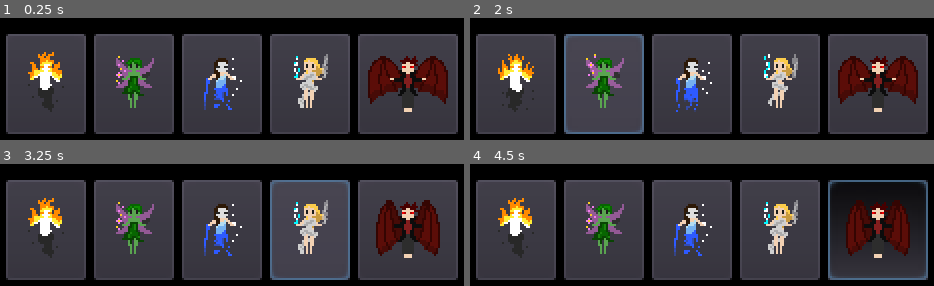
Above: before the commit, frames 1-4 (two rows, left to right).
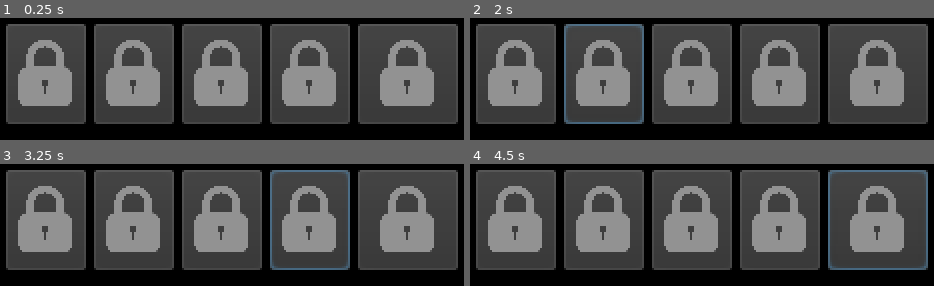
Above: after the commit, the same moments.

Repository: Voltinus/rimu
Game: Godot game, scene res://levels/Skirmish/Skirmish.tscn
Same seed, same stepped clock (60 frames per second), same inputs: the game is played once before the commit and once after it. This scene is started directly instead of the project's main scene.
Inputs (mouse positions are in pixels of both pictures, inside the frame that each line leads up to):
- Up to frame 1 (0.25 s): no input
- Up to frame 2 (2 s): click (516, 83) at 0.52 s; click (604, 83) at 1.27 s
- Up to frame 3 (3.25 s): click (222, 229) at 2.02 s; click (310, 229) at 2.77 s
- Up to frame 4 (4.5 s): click (878, 229) at 3.52 s; tap Enter (dialogue_skip) at 4.25 s; move the mouse to (878, 200) at 4.27 s; hold D (move_right) from 4.28 s (still down); tap E (use_book) at 4.35 s; click (878, 200) at 4.42 s

The runs differ from the first frame. In frame 1, 42% of the frame differs, in the area x 1-99%, y 4-96%; in frame 2, 42%; in frame 3, 41%; in frame 4, 47%.

Commit message:
Added Skirmish.gd and code to save and load highscores

Diff:
--- /dev/null
+++ b/levels/Skirmish/Skirmish.gd
@@ -0,0 +1,13 @@
+extends Control
+
+
+func _ready():
+	var highscores = Global.get_highscores()
+
+	for i in ['fire', 'earth', 'water', 'air', 'dark']:
+		var highscore: int = highscores[i + '_highscore']
+		var button: Button = get_node('HBoxContainer/Button' + i.capitalize())
+
+		button.disabled = highscore == 0
+		(button.get_node('AnimatedSprite') as AnimatedSprite).visible = highscore > 0
+		(button.get_node('Lock') as Sprite).visible = highscore == 0
--- a/levels/Skirmish/Skirmish.tscn
+++ b/levels/Skirmish/Skirmish.tscn
@@ -1,10 +1,12 @@
-[gd_scene load_steps=26 format=2]
+[gd_scene load_steps=28 format=2]
 
 [ext_resource path="res://actors/Enemy/boss_fire.png" type="Texture" id=1]
 [ext_resource path="res://actors/Enemy/boss_earth.png" type="Texture" id=2]
 [ext_resource path="res://actors/Enemy/boss_water.png" type="Texture" id=3]
 [ext_resource path="res://actors/Enemy/boss_air.png" type="Texture" id=4]
 [ext_resource path="res://actors/Enemy/boss_dark.png" type="Texture" id=5]
+[ext_resource path="res://levels/Skirmish/lock.png" type="Texture" id=6]
+[ext_resource path="res://levels/Skirmish/Skirmish.gd" type="Script" id=7]
 
 [sub_resource type="AtlasTexture" id=1]
 atlas = ExtResource( 1 )
@@ -109,6 +111,7 @@
 [node name="Skirmish" type="Control"]
 anchor_right = 1.0
 anchor_bottom = 1.0
+script = ExtResource( 7 )
 __meta__ = {
 "_edit_use_anchors_": false
 }
@@ -116,9 +119,8 @@
 [node name="HBoxContainer" type="HBoxContainer" parent="."]
 anchor_right = 1.0
 anchor_bottom = 1.0
-margin_top = 125.0
-margin_right = 3.05176e-05
-margin_bottom = -125.0
+margin_top = 120.0
+margin_bottom = -130.0
 alignment = 1
 __meta__ = {
 "_edit_use_anchors_": false
@@ -129,55 +131,89 @@
 margin_right = 127.0
 margin_bottom = 50.0
 rect_min_size = Vector2( 40, 0 )
+mouse_default_cursor_shape = 2
 
 [node name="AnimatedSprite" type="AnimatedSprite" parent="HBoxContainer/ButtonFire"]
 position = Vector2( 20, 24 )
 frames = SubResource( 4 )
-frame = 1
-playing = true
+playing = true
+
+[node name="Lock" type="Sprite" parent="HBoxContainer/ButtonFire"]
+visible = false
+position = Vector2( 19, 24 )
+scale = Vector2( 0.08, 0.08 )
+texture = ExtResource( 6 )
 
 [node name="ButtonEarth" type="Button" parent="HBoxContainer"]
 margin_left = 131.0
 margin_right = 171.0
 margin_bottom = 50.0
 rect_min_size = Vector2( 40, 0 )
+mouse_default_cursor_shape = 2
 
 [node name="AnimatedSprite" type="AnimatedSprite" parent="HBoxContainer/ButtonEarth"]
 position = Vector2( 20, 24 )
 frames = SubResource( 8 )
-frame = 1
-playing = true
+playing = true
+
+[node name="Lock" type="Sprite" parent="HBoxContainer/ButtonEarth"]
+visible = false
+position = Vector2( 19, 24 )
+scale = Vector2( 0.08, 0.08 )
+texture = ExtResource( 6 )
 
 [node name="ButtonWater" type="Button" parent="HBoxContainer"]
 margin_left = 175.0
 margin_right = 215.0
 margin_bottom = 50.0
 rect_min_size = Vector2( 40, 0 )
+mouse_default_cursor_shape = 2
 
 [node name="AnimatedSprite" type="AnimatedSprite" parent="HBoxContainer/ButtonWater"]
 position = Vector2( 20, 24 )
 frames = SubResource( 12 )
-playing = true
+frame = 2
+playing = true
+
+[node name="Lock" type="Sprite" parent="HBoxContainer/ButtonWater"]
+visible = false
+position = Vector2( 19, 24 )
+scale = Vector2( 0.08, 0.08 )
+texture = ExtResource( 6 )
 
 [node name="ButtonAir" type="Button" parent="HBoxContainer"]
 margin_left = 219.0
 margin_right = 259.0
 margin_bottom = 50.0
 rect_min_size = Vector2( 40, 0 )
+mouse_default_cursor_shape = 2
 
 [node name="AnimatedSprite" type="AnimatedSprite" parent="HBoxContainer/ButtonAir"]
 position = Vector2( 20, 24 )
 frames = SubResource( 16 )
-playing = true
+frame = 2
+playing = true
+
+[node name="Lock" type="Sprite" parent="HBoxContainer/ButtonAir"]
+visible = false
+position = Vector2( 19, 24 )
+scale = Vector2( 0.08, 0.08 )
+texture = ExtResource( 6 )
 
 [node name="ButtonDark" type="Button" parent="HBoxContainer"]
 margin_left = 263.0
 margin_right = 313.0
 margin_bottom = 50.0
 rect_min_size = Vector2( 50, 0 )
+mouse_default_cursor_shape = 2
 
 [node name="AnimatedSprite" type="AnimatedSprite" parent="HBoxContainer/ButtonDark"]
 position = Vector2( 25, 24 )
 frames = SubResource( 20 )
-frame = 3
-playing = true
+playing = true
+
+[node name="Lock" type="Sprite" parent="HBoxContainer/ButtonDark"]
+visible = false
+position = Vector2( 24, 24 )
+scale = Vector2( 0.08, 0.08 )
+texture = ExtResource( 6 )
--- a/misc/Global.gd
+++ b/misc/Global.gd
@@ -2,6 +2,32 @@
 
 func _ready():
 	randomize()
+	var save_game := File.new()
+	if not save_game.file_exists("user://highscores.save"):
+		var _ret = save_game.open("user://highscores.save", File.WRITE)
+		var dict = {
+			'fire_highscore':  0,
+			'earth_highscore': 0,
+			'water_highscore': 0,
+			'air_highscore':   0,
+			'dark_highscore':  0
+		}
+		save_game.store_line(to_json(dict))
+	save_game.close()
+
+func get_highscores() -> Dictionary:
+	var save_game := File.new()
+	var _ret = save_game.open("user://highscores.save", File.READ)
+	var dict = parse_json(save_game.get_line())
+	return dict
+
+func set_highscores(dict: Dictionary) -> void:
+	var dir = Directory.new()
+	dir.remove("user://highscores.save")
+
+	var save_game := File.new()
+	var _ret = save_game.open("user://highscores.save", File.WRITE)
+	save_game.store_line(to_json(dict))
 
 func _process(_delta):
 	if Input.is_action_just_pressed('toggle_fullscreen'):
Not shown, added: levels/Skirmish/lock.png.import
